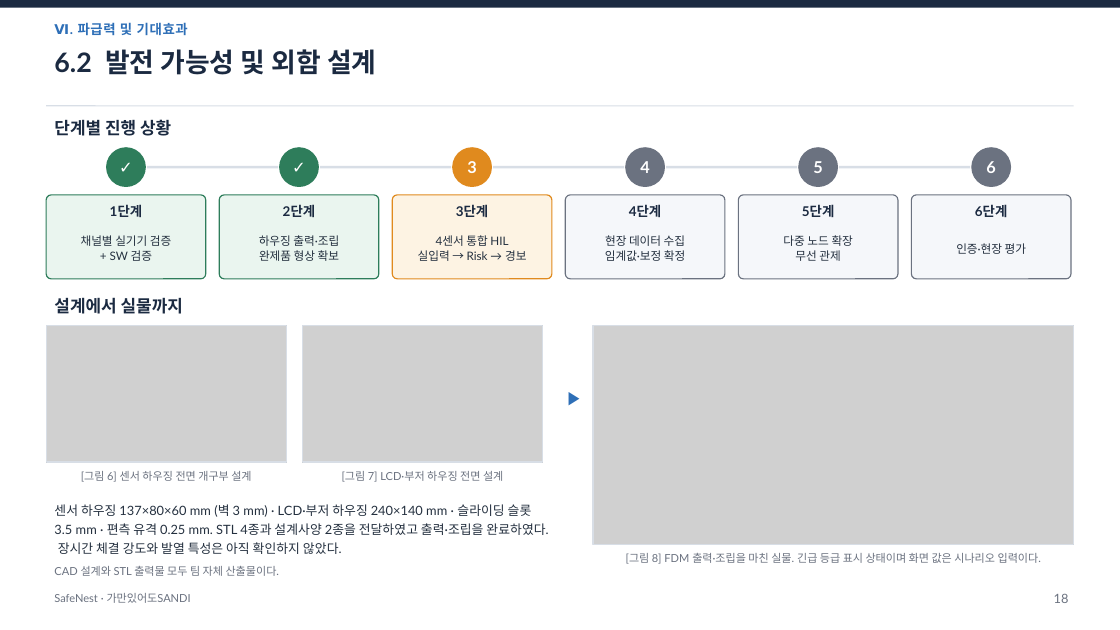
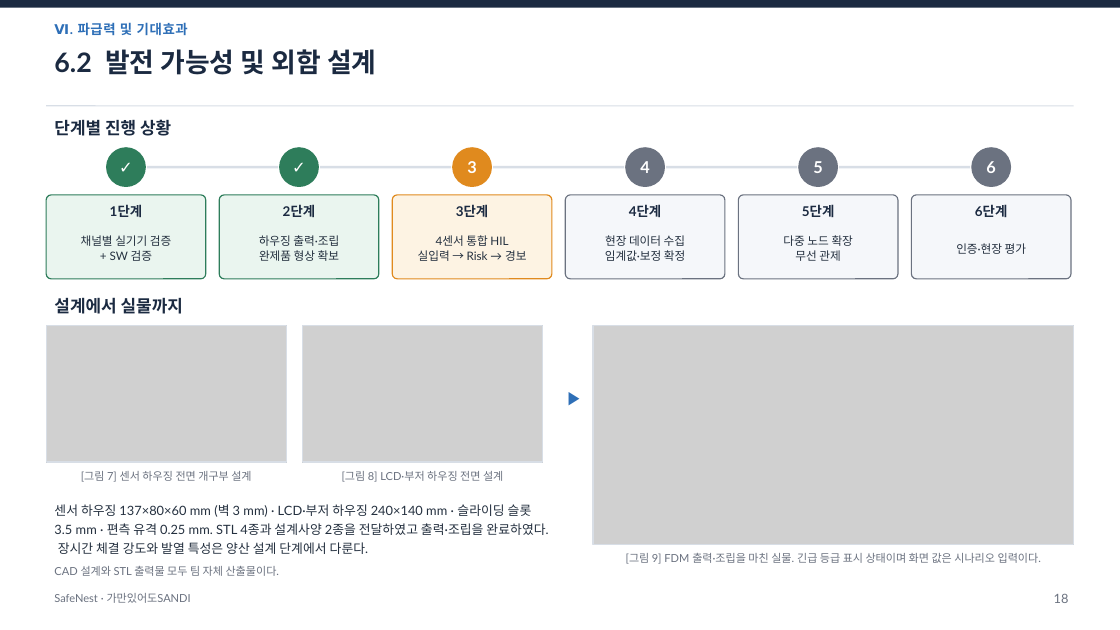
Before and after one commit to jinsu1011/safenest-embedded-competition, a slide deck: slide 19 of final-report/2026ESWContest_자유공모_가만있어도SANDI_개발완료보고서.pptx. Drawn at 1120x630 pixels with LibreOffice and Linux fonts; fonts in the diff are those of the drawing; grey boxes stand for pictures. Boxes give left, top, right and bottom in pixels: in the first picture for what was removed or moved away, otherwise in the second. Text is boxed around its words. In the diff, an @@ line names an element or a change of style, - is before the commit and + after.

```diff
--- a/final-report/2026ESWContest_자유공모_가만있어도SANDI_개발완료보고서.pptx
+++ b/final-report/2026ESWContest_자유공모_가만있어도SANDI_개발완료보고서.pptx
@@ text at [81, 471, 251, 482]: text changed @@
-[그림 6] 센서 하우징 전면 개구부 설계
+[그림 7] 센서 하우징 전면 개구부 설계
@@ text at [342, 471, 503, 482]: text changed @@
-[그림 7] LCD·부저 하우징 전면 설계
+[그림 8] LCD·부저 하우징 전면 설계
@@ text at [54, 504, 548, 554]: text changed @@
-센서 하우징 137×80×60 mm (벽 3 mm) · LCD·부저 하우징 240×140 mm · 슬라이딩 슬롯 3.5 mm · 편측 유격 0.25 mm. STL 4종과 설계사양 2종을 전달하였고 출력·조립을 완료하였다. 장시간 체결 강도와 발열 특성은 아직 확인하지 않았다.
+센서 하우징 137×80×60 mm (벽 3 mm) · LCD·부저 하우징 240×140 mm · 슬라이딩 슬롯 3.5 mm · 편측 유격 0.25 mm. STL 4종과 설계사양 2종을 전달하였고 출력·조립을 완료하였다. 장시간 체결 강도와 발열 특성은 양산 설계 단계에서 다룬다.
@@ text at [626, 553, 1041, 564]: text changed @@
-[그림 8] FDM 출력·조립을 마친 실물. 긴급 등급 표시 상태이며 화면 값은 시나리오 입력이다.
+[그림 9] FDM 출력·조립을 마친 실물. 긴급 등급 표시 상태이며 화면 값은 시나리오 입력이다.
```
Also in this commit, not shown: 19 other slides changed, 28 other files.
